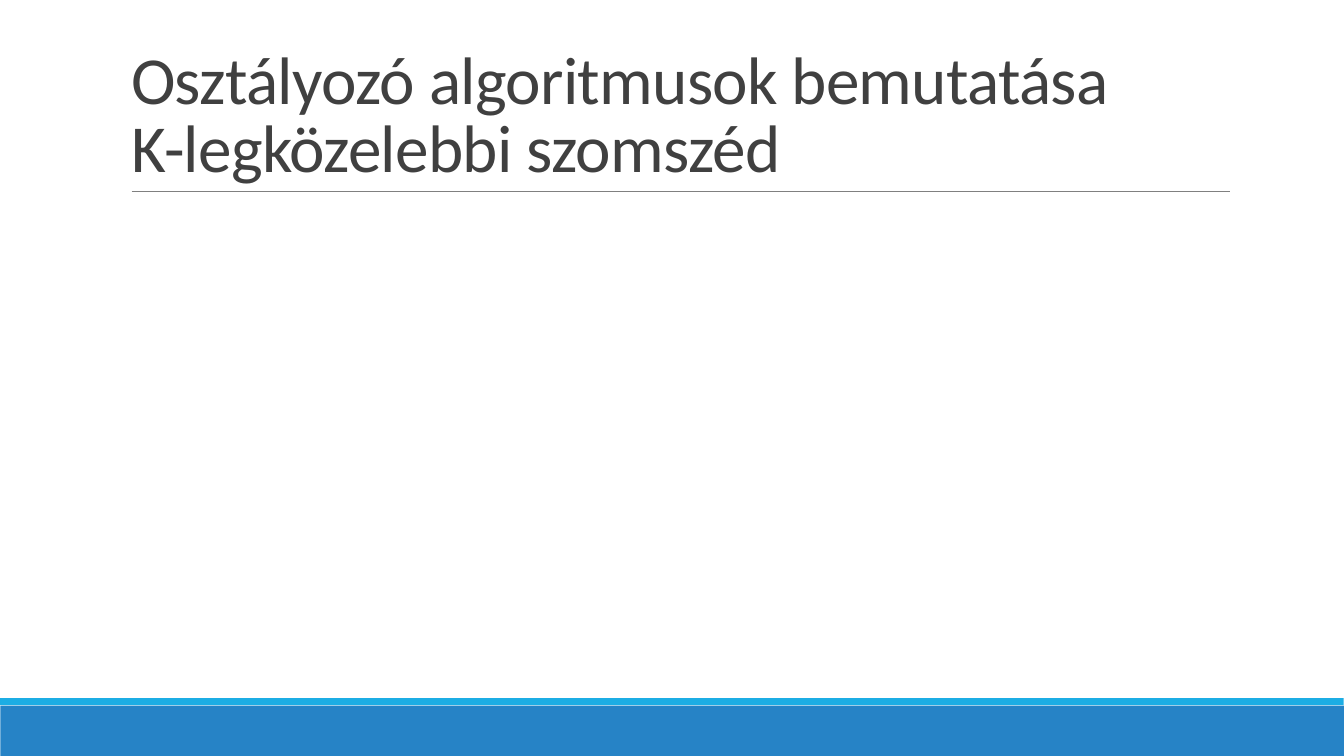
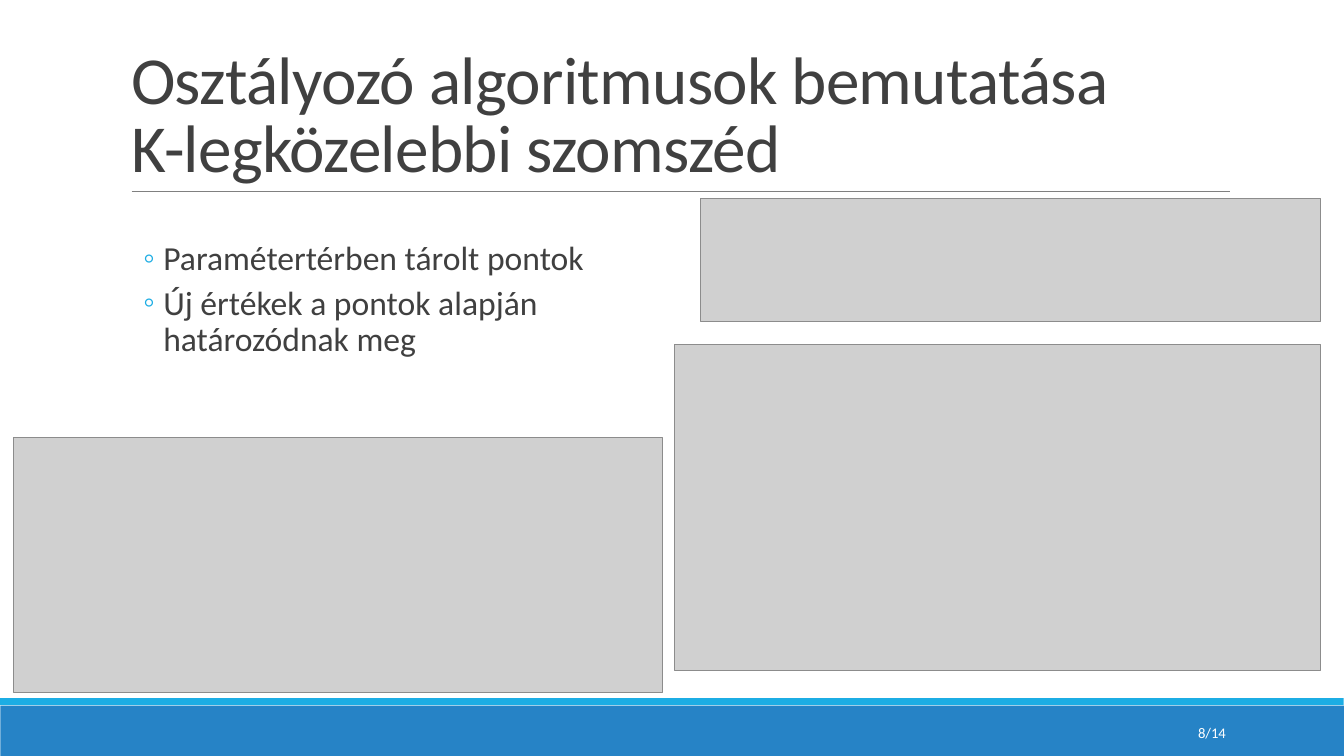
Before and after one commit to koojozsef/AI-project-for-university, a slide deck: slide 8 of doc/Presentation.pptx (slide 6 before the commit). Drawn at 1344x756 pixels with LibreOffice and Linux fonts; fonts in the diff are those of the drawing; grey boxes stand for pictures. Boxes give left, top, right and bottom in pixels: in the first picture for what was removed or moved away, otherwise in the second. Text is boxed around its words. In the diff, an @@ line names an element or a change of style, - is before the commit and + after.

```diff
--- a/doc/Presentation.pptx
+++ b/doc/Presentation.pptx
@@ picture added at [701, 199, 1321, 322] @@
@@ text added at [163, 246, 584, 357], 24 pt, text #404040 @@
+  ◦ Paramétertérben tárolt pontok
+  ◦ Új értékek a pontok alapján
+    határozódnak meg
@@ picture added at [675, 345, 1321, 670] @@
@@ picture added at [14, 438, 662, 693] @@
@@ page number added at [1198, 728, 1226, 739], 10.5 pt, text #FFFFFF @@
+8/14
```
Also in this commit, not shown: 7 other slides changed, 6 slides added, 2 slides removed, 2 other files.
